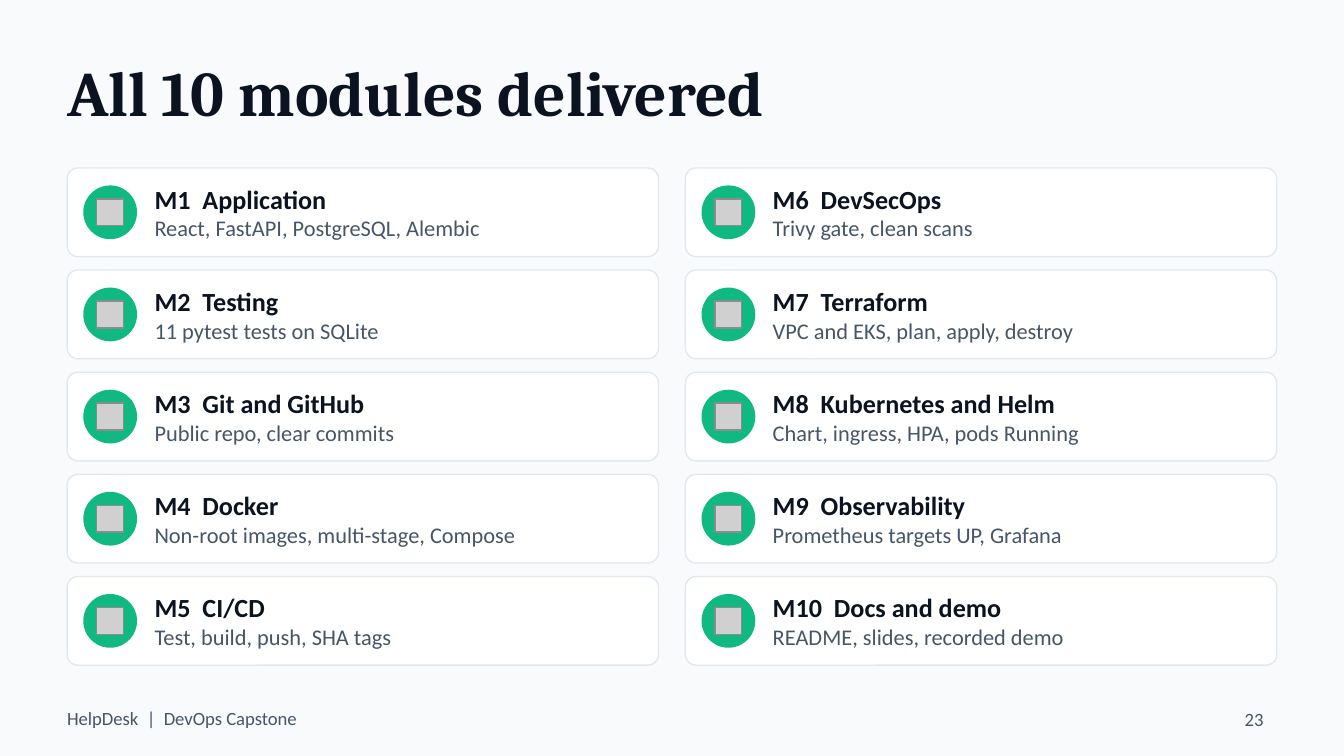
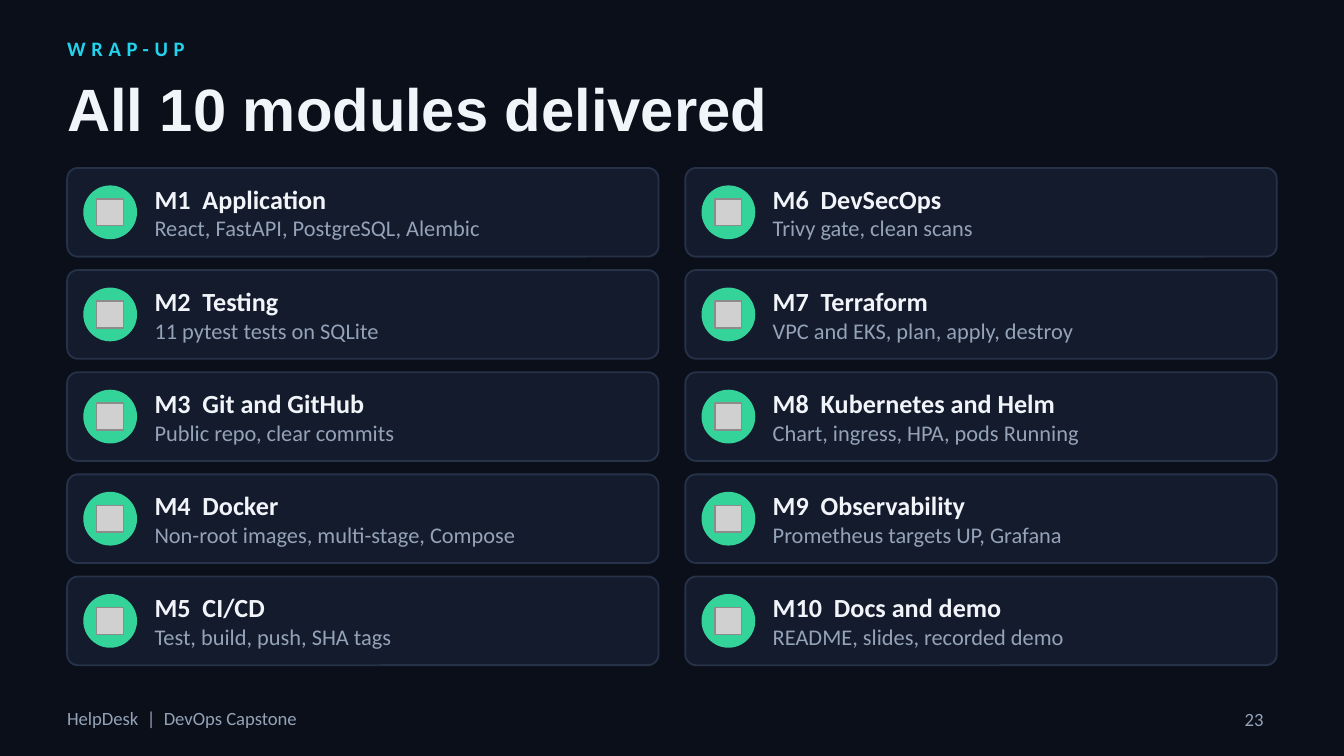
Before and after one commit to parthtaneja0001/helpdesk-devops-capstone, a slide deck: slide 23 of docs/HelpDesk-DevOps-Capstone.pptx. Drawn at 1344x756 pixels with LibreOffice and Linux fonts; fonts in the diff are those of the drawing; grey boxes stand for pictures; background and template pictures are left out. Boxes give left, top, right and bottom in pixels: in the first picture for what was removed or moved away, otherwise in the second. Text is boxed around its words. In the diff, an @@ line names an element or a change of style, - is before the commit and + after.

Commit message:
docs: restyle presentation with a dark theme and cleaner typography

```diff
--- a/docs/HelpDesk-DevOps-Capstone.pptx
+++ b/docs/HelpDesk-DevOps-Capstone.pptx
@@ background #F8FAFC to picture (left out) @@
@@ text added at bbox=[67, 42, 184, 56], 11 pt, text #22D3EE, bold @@
+WRAP-UP
@@ title "All 10 modules delivered": place and size @@
-title "All 10 modules delivered" at bbox=[67, 72, 764, 117]
+title "All 10 modules delivered" at bbox=[67, 87, 767, 132]
@@ title "All 10 modules delivered" at bbox=[67, 87, 767, 132]: size 34 to 32 pt, font Cambria to Arial, text colour #0B1220 to #F1F5F9 @@
@@ text "M1 Application" at bbox=[155, 190, 479, 240]: text colour #0B1220 to #F1F5F9 in "M1 Application"; text colour #475569 to #94A3B8 in "React, FastAPI, PostgreSQL, Alembic" @@
@@ text "M6 DevSecOps" at bbox=[773, 191, 972, 240]: text colour #0B1220 to #F1F5F9 in "M6 DevSecOps"; text colour #475569 to #94A3B8 in "Trivy gate, clean scans" @@
@@ text "M2 Testing" at bbox=[155, 292, 378, 343]: text colour #0B1220 to #F1F5F9 in "M2 Testing"; text colour #475569 to #94A3B8 in "11 pytest tests on SQLite" @@
@@ text "M7 Terraform" at bbox=[773, 293, 1073, 343]: text colour #0B1220 to #F1F5F9 in "M7 Terraform"; text colour #475569 to #94A3B8 in "VPC and EKS, plan, apply, destroy" @@
@@ text "M3 Git and GitHub" at bbox=[155, 394, 394, 445]: text colour #0B1220 to #F1F5F9 in "M3 Git and GitHub"; text colour #475569 to #94A3B8 in "Public repo, clear commits" @@
@@ text "M8 Kubernetes and Helm" at bbox=[773, 394, 1079, 445]: text colour #0B1220 to #F1F5F9 in "M8 Kubernetes and Helm"; text colour #475569 to #94A3B8 in "Chart, ingress, HPA, pods Running" @@
@@ text "M4 Docker" at bbox=[155, 496, 515, 547]: text colour #0B1220 to #F1F5F9 in "M4 Docker"; text colour #475569 to #94A3B8 in "Non-root images, multi-stage, Compose" @@
@@ text "M9 Observability" at bbox=[773, 496, 1062, 547]: text colour #0B1220 to #F1F5F9 in "M9 Observability"; text colour #475569 to #94A3B8 in "Prometheus targets UP, Grafana" @@
@@ text "M5 CI/CD" at bbox=[155, 598, 391, 649]: text colour #0B1220 to #F1F5F9 in "M5 CI/CD"; text colour #475569 to #94A3B8 in "Test, build, push, SHA tags" @@
@@ fill #FFFFFF to #141B2D; outline #E2E8F0 0.75 pt to #263248 1 pt in 10 elements at bbox=[67, 168, 659, 257], bbox=[67, 270, 659, 359], bbox=[67, 372, 659, 461], bbox=[67, 474, 659, 563], bbox=[67, 577, 659, 665], bbox=[685, 168, 1277, 257], bbox=[685, 270, 1277, 359], bbox=[685, 372, 1277, 461], bbox=[685, 474, 1277, 563], bbox=[685, 577, 1277, 665] @@
@@ fill #10B981 to #34D399 in 10 elements at bbox=[83, 185, 137, 239], bbox=[83, 288, 137, 341], bbox=[83, 390, 137, 444], bbox=[83, 492, 137, 546], bbox=[83, 594, 137, 648], bbox=[702, 185, 755, 239], bbox=[702, 288, 755, 341], bbox=[702, 390, 755, 444], bbox=[702, 492, 755, 546], bbox=[702, 594, 755, 648] @@
@@ text "M10 Docs and demo" at bbox=[773, 598, 1064, 648]: text colour #0B1220 to #F1F5F9 in "M10 Docs and demo"; text colour #475569 to #94A3B8 in "README, slides, recorded demo" @@
@@ text "HelpDesk | DevOps Capstone" at bbox=[67, 712, 296, 728]: text colour #475569 to #94A3B8 @@
@@ page number at bbox=[1245, 714, 1264, 726]: text colour #475569 to #94A3B8 @@
```
Also in this commit, not shown: 23 other slides changed.
